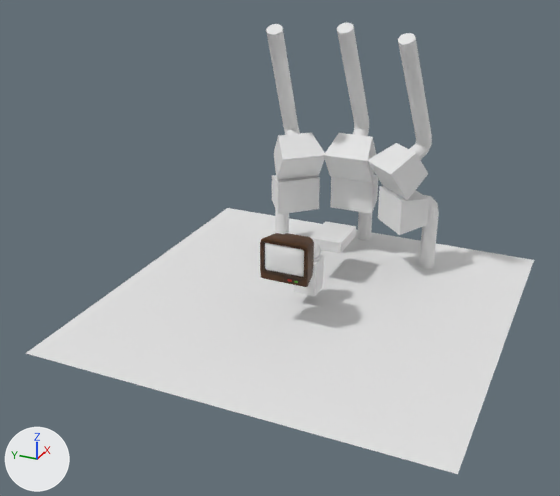
The Blender file blender/blockout and assets.blend, before and after one commit.
Camera for both pictures: a 50 mm camera at (-26.45, -10.61, 15.42) aimed at (-1.03, 0.83, 2.71). Arrows for +X, +Y and +Z are at lower left; the lights stay in place.
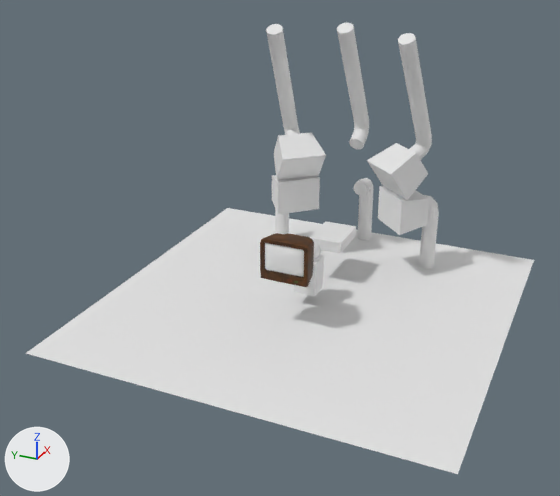
Changed parts and their boxes [x1, y1, x2, y2] in the pictures (560 x 496 px):
'Cube.002', hidden: before [324, 133, 376, 182]
'Cube.001', hidden: before [331, 174, 378, 214]

Patch to the scene script:
```diff
--- a/blender/blockout and assets.blend.py
+++ b/blender/blockout and assets.blend.py
@@ ob_cube_001 @@
 ob_cube_001.scale = (0.725, 1.0, 1.0)
+ob_cube_001.hide_set(True)
@@ ob_cube_002 @@
 ob_cube_002.scale = (0.725, 1.0, 1.0)
+ob_cube_002.hide_set(True)
```
